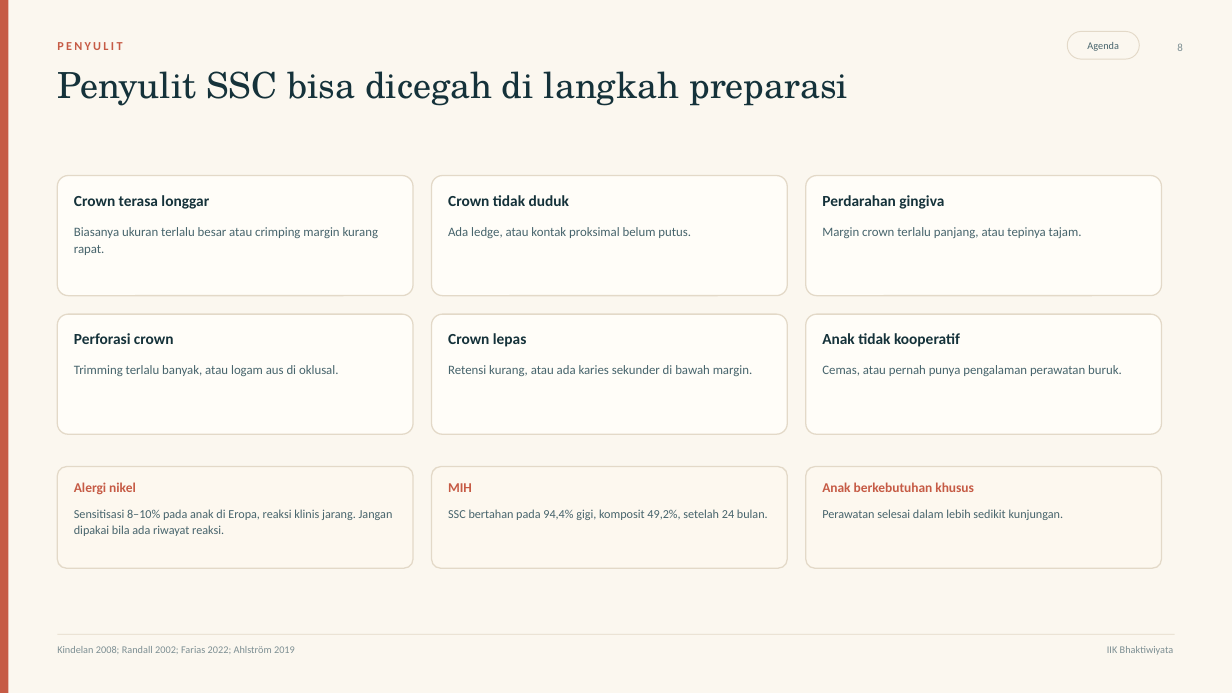
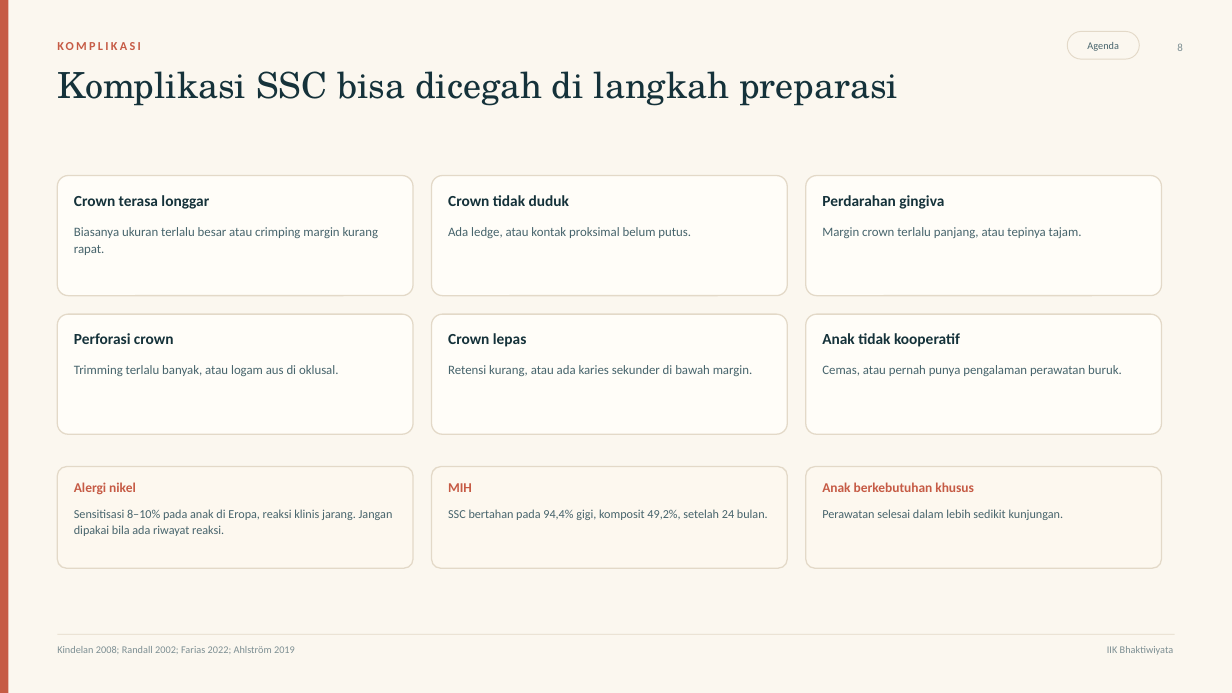
Before and after one commit to maskchanel14-source/agents, a slide deck: slide 8 of deliverables/ssc-pedodonsia/ssc-pedodonsia.pptx. Drawn at 1232x693 pixels with LibreOffice and Linux fonts; fonts in the diff are those of the drawing. Boxes give left, top, right and bottom in pixels: in the first picture for what was removed or moved away, otherwise in the second. Text is boxed around its words. In the diff, an @@ line names an element or a change of style, - is before the commit and + after.

Commit message:
Ganti istilah penyulit menjadi komplikasi di deck, catatan, protokol, dan README

```diff
--- a/deliverables/ssc-pedodonsia/ssc-pedodonsia.pptx
+++ b/deliverables/ssc-pedodonsia/ssc-pedodonsia.pptx
@@ text at (57,71,246,106): text changed @@
-PENYULIT
+KOMPLIKASI
@@ text at (256,71,898,106): text changed @@
-Penyulit SSC bisa dicegah di langkah preparasi
+Komplikasi SSC bisa dicegah di langkah preparasi
```
Also in this commit, not shown: 3 other slides changed, 8 other files.
